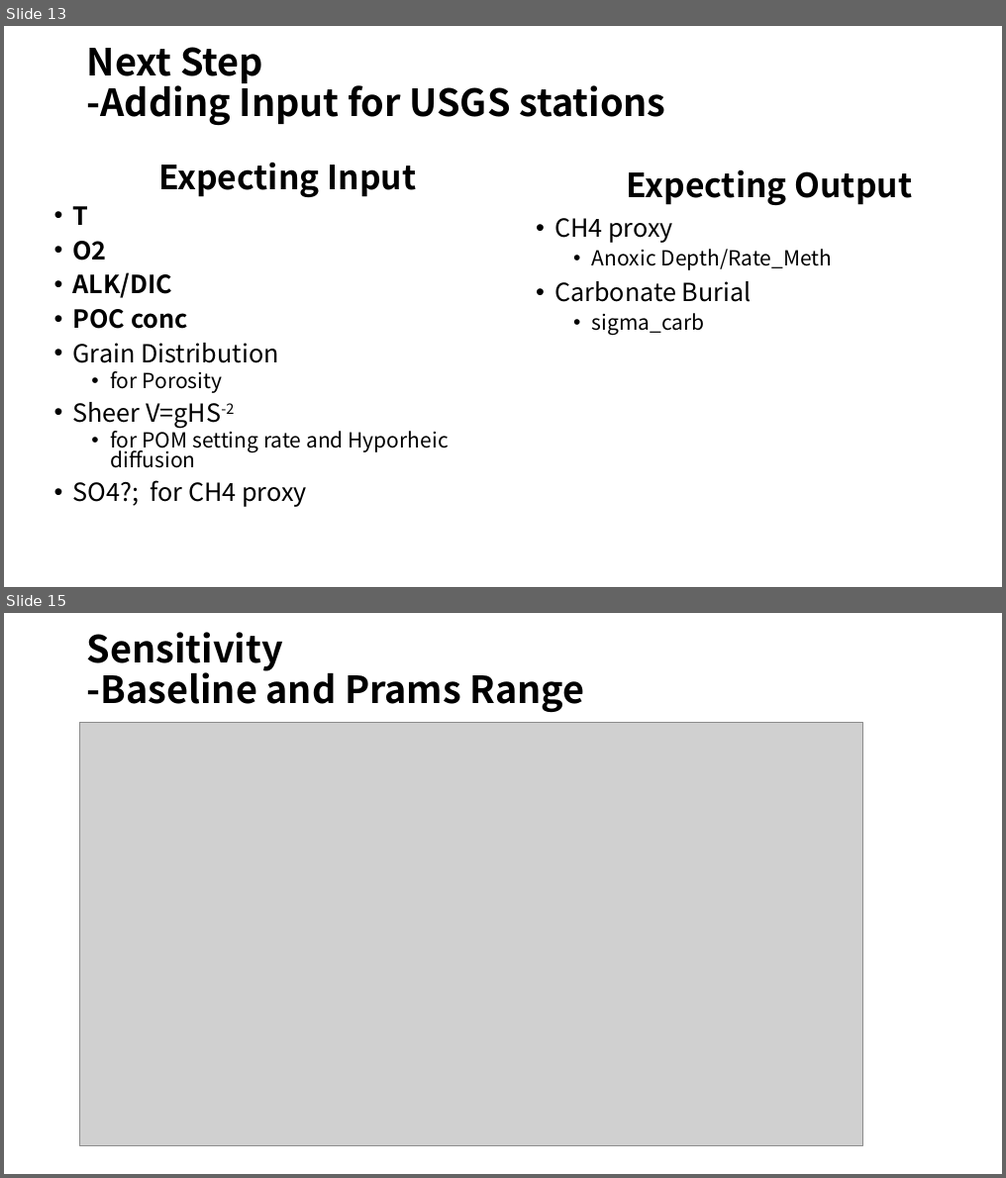
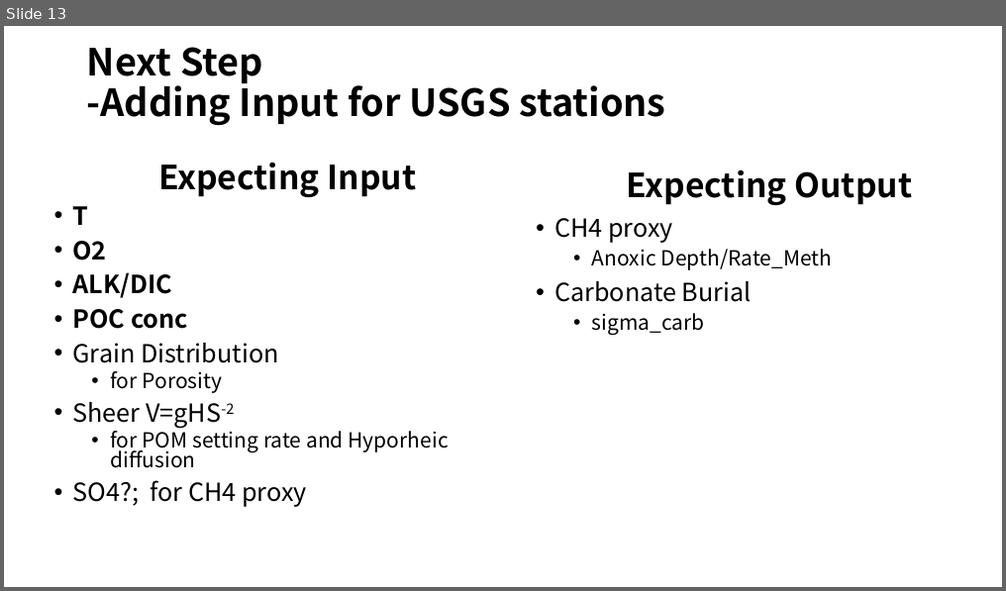
Before and after one commit to AlexLiuxy/1-D-River-Sediment-Model, a slide deck: River Sediment Modeling.pptx. Shown one above the other, each under a label of ours: slides 13 and 15 before the commit, slide 13 after it; the slides between them are not shown. The pictures are 1006x1178 and 1006x591 pixels, drawn with LibreOffice and Linux fonts; fonts in the diff are those of the drawing; grey boxes stand for pictures. Boxes give left, top, right and bottom in pixels: in the first picture for what was removed or moved away, otherwise in the second. Text is boxed around its words. In the diff, an @@ line names an element or a change of style, - is before the commit and + after.

```diff
--- a/River Sediment Modeling.pptx
+++ b/River Sediment Modeling.pptx
@@ slide 15 removed at [4,613,1002,1174], background #FFFFFF @@
@@ title removed at [87,632,585,713] @@
-Sensitivity
--Baseline and Prams Range
@@ picture removed at [79,722,863,1147] @@
```
Also in this commit, not shown: 3 other slides removed, 5 other files.
